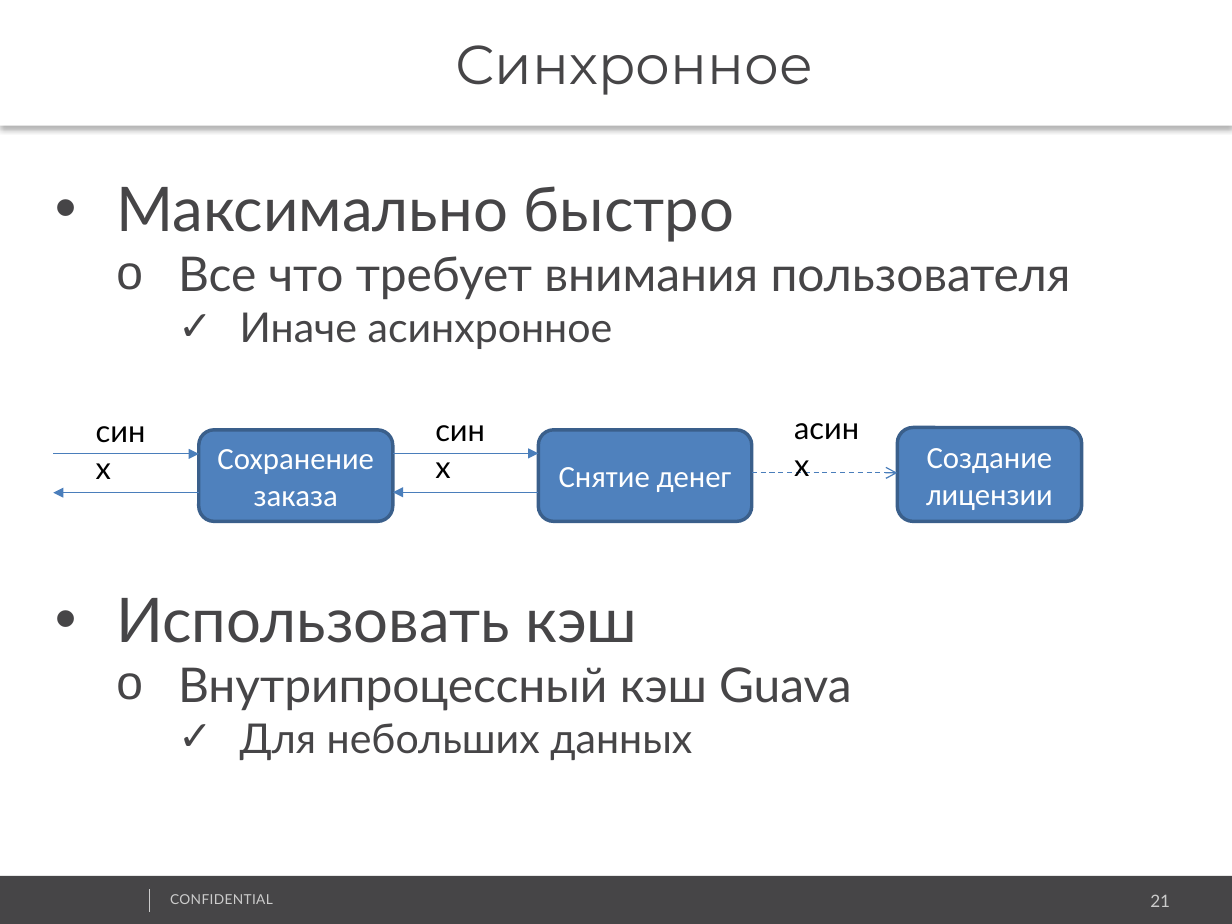
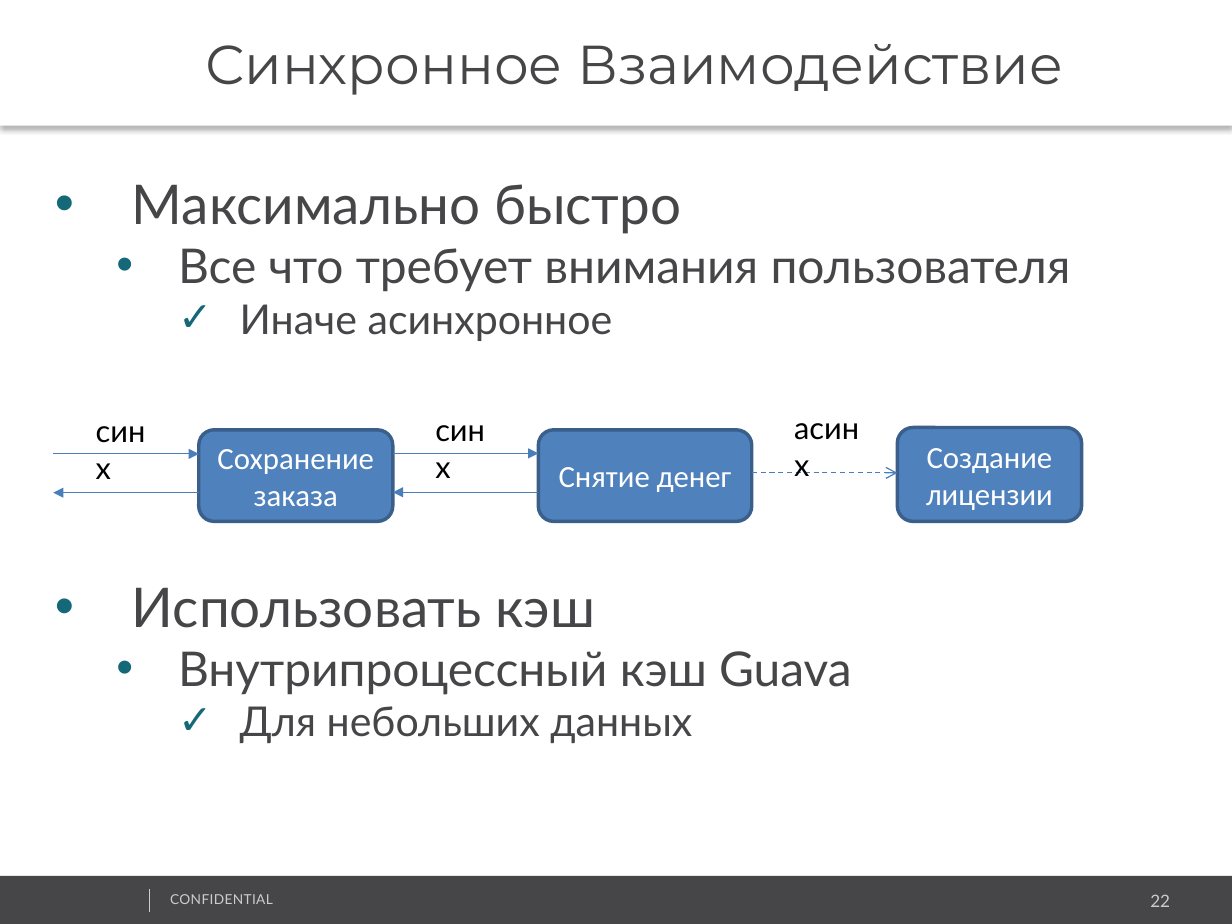
Before and after one commit to vitali-kviatkouski/personal, a slide deck: slide 22 of Microservices_Template.pptx (slide 21 before the commit). Drawn at 1232x924 pixels with LibreOffice and Linux fonts; fonts in the diff are those of the drawing; background and template pictures are left out. Boxes give left, top, right and bottom in pixels: in the first picture for what was removed or moved away, otherwise in the second. Text is boxed around its words. In the diff, an @@ line names an element or a change of style, - is before the commit and + after.

```diff
--- a/Microservices_Template.pptx
+++ b/Microservices_Template.pptx
@@ text at [205,44,1063,95]: text changed @@
-Синхронное
+Синхронное Взаимодействие
@@ text "Максимально быстро" at [132,184,1071,743]: size 36 to 32 pt in "Максимально быстро", "Использовать кэш"; indent changed; bullet o to • @@
@@ page number at [1150,894,1170,907]: text changed @@
-21
+22
```
Also in this commit, not shown: 23 other slides changed, 15 slides added, 2 slides removed.
